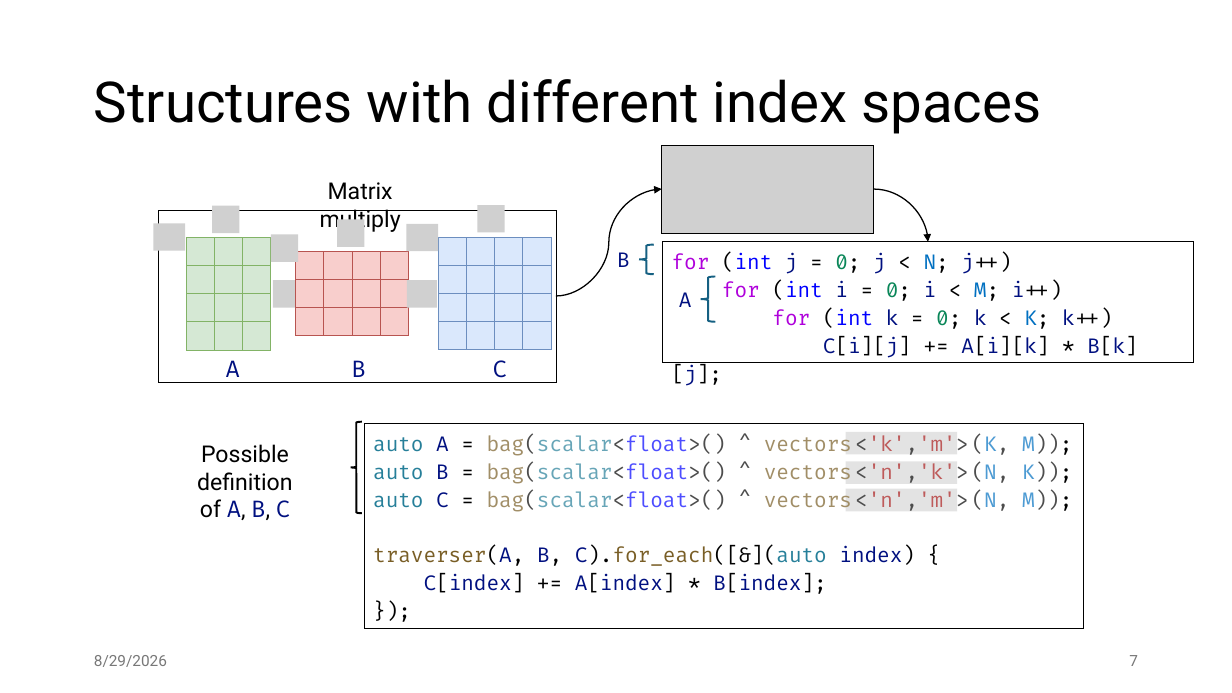
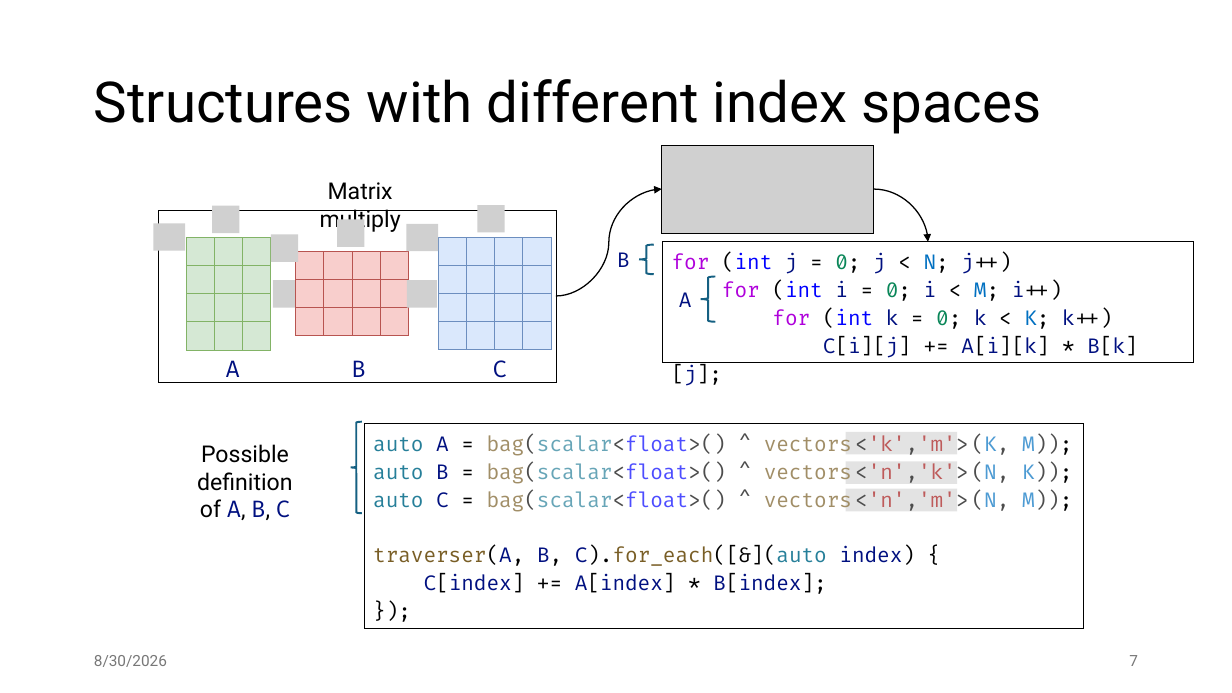
Before and after one commit to jiriklepl/phd-thesis, a slide deck: slide 7 of slides/Optimizing Memory Layouts and Traversal Orders in High-Performance Computing.pptx. Drawn at 1232x693 pixels with LibreOffice and Linux fonts; fonts in the diff are those of the drawing; grey boxes stand for pictures. Boxes give left, top, right and bottom in pixels: in the first picture for what was removed or moved away, otherwise in the second. Text is boxed around its words. In the diff, an @@ line names an element or a change of style, - is before the commit and + after.

```diff
--- a/slides/Optimizing Memory Layouts and Traversal Orders in High-Performance Computing.pptx
+++ b/slides/Optimizing Memory Layouts and Traversal Orders in High-Performance Computing.pptx
@@ left brace at <box>351,421,362,513</box>: outline #000000 1.5 pt to #156082 1.5 pt @@
@@ text at <box>94,655,167,667</box>: text changed @@
-8/29/2026
+8/30/2026
```
Also in this commit, not shown: 30 other slides changed, 4 slides added.
